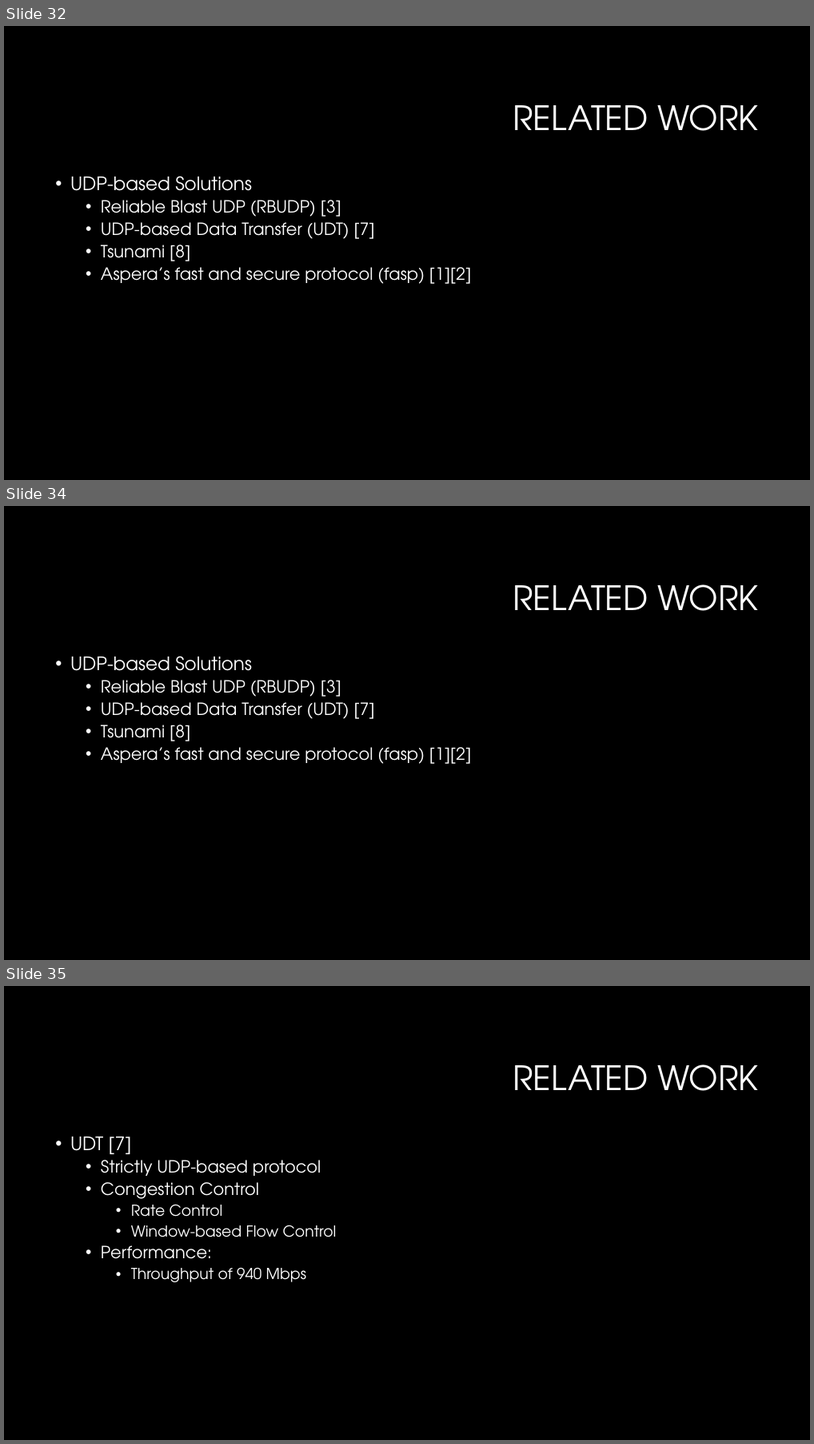
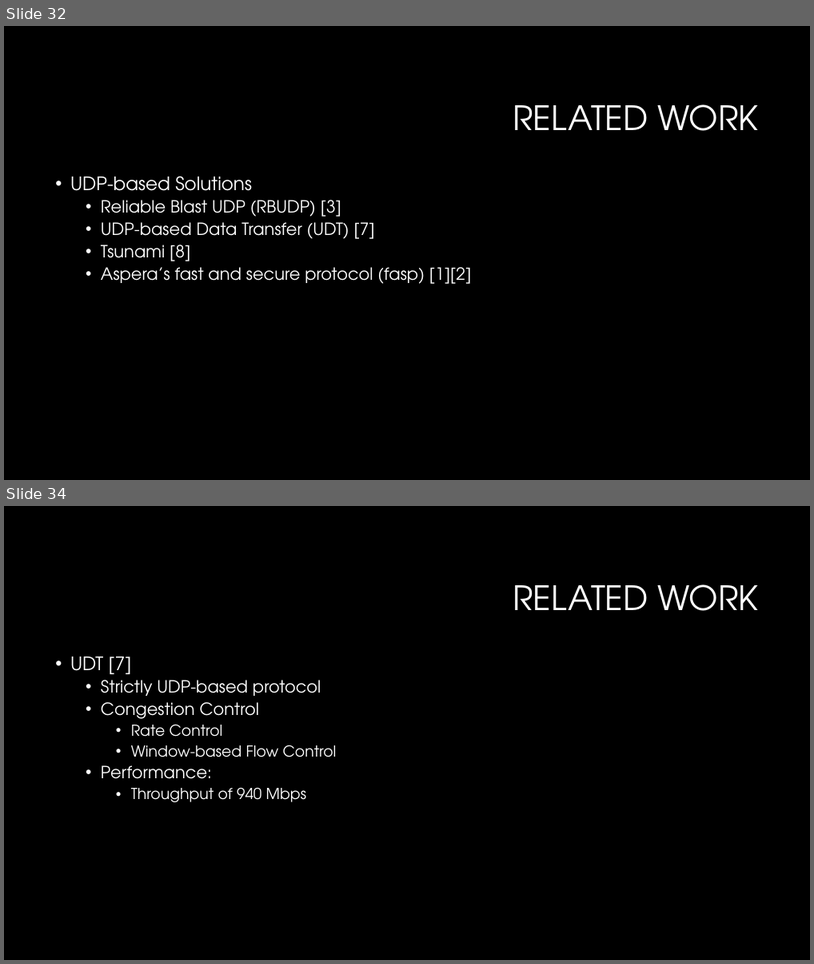
Before and after one commit to czifro-tech/instant-transmission, a slide deck: presentation/Thesis.pptx. Shown one above the other, each under a label of ours: slides 32, 34 and 35 before the commit, slides 32 and 34 after it; the slides between them are not shown. The pictures are 814x1444 and 814x964 pixels, drawn with LibreOffice and Linux fonts; fonts in the diff are those of the drawing; background and template pictures are left out. Boxes give left, top, right and bottom in pixels: in the first picture for what was removed or moved away, otherwise in the second. Text is boxed around its words. In the diff, an @@ line names an element or a change of style, - is before the commit and + after.

```diff
--- a/presentation/Thesis.pptx
+++ b/presentation/Thesis.pptx
@@ slide 34 removed at box(4, 506, 810, 960), background #000000 @@
@@ title removed at box(513, 584, 758, 611) @@
-RELATED WORK
@@ text removed at box(70, 656, 472, 764) @@
-• UDP-based Solutions
-  • Reliable Blast UDP (RBUDP) [3]
-  • UDP-based Data Transfer (UDT) [7]
-  • Tsunami [8]
-  • Aspera’s fast and secure protocol (fasp) [1][2]
@@ what was slide 35 is now slide 34 @@
```
Also in this commit, not shown: 4 slides changed, 12 other slides removed.
